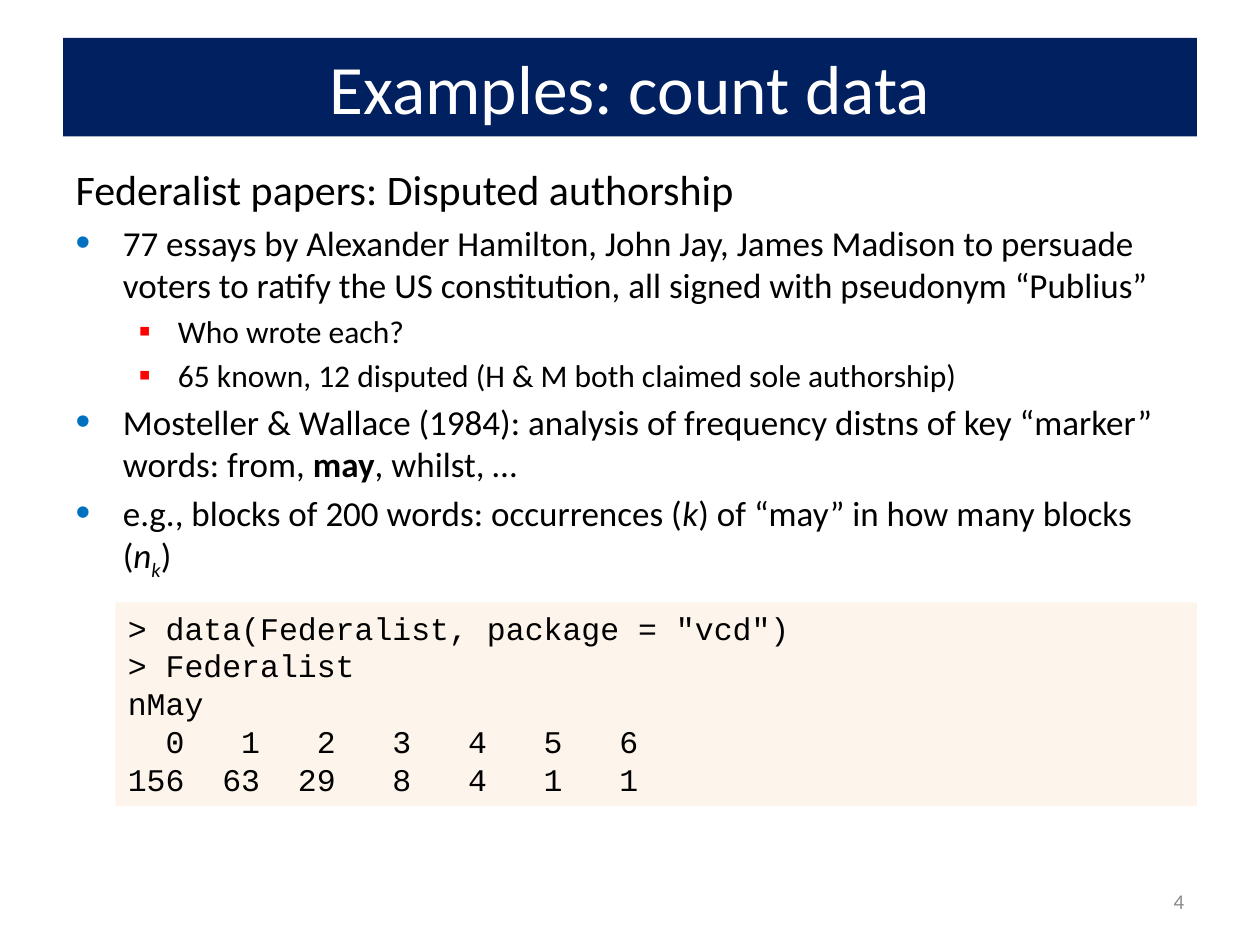
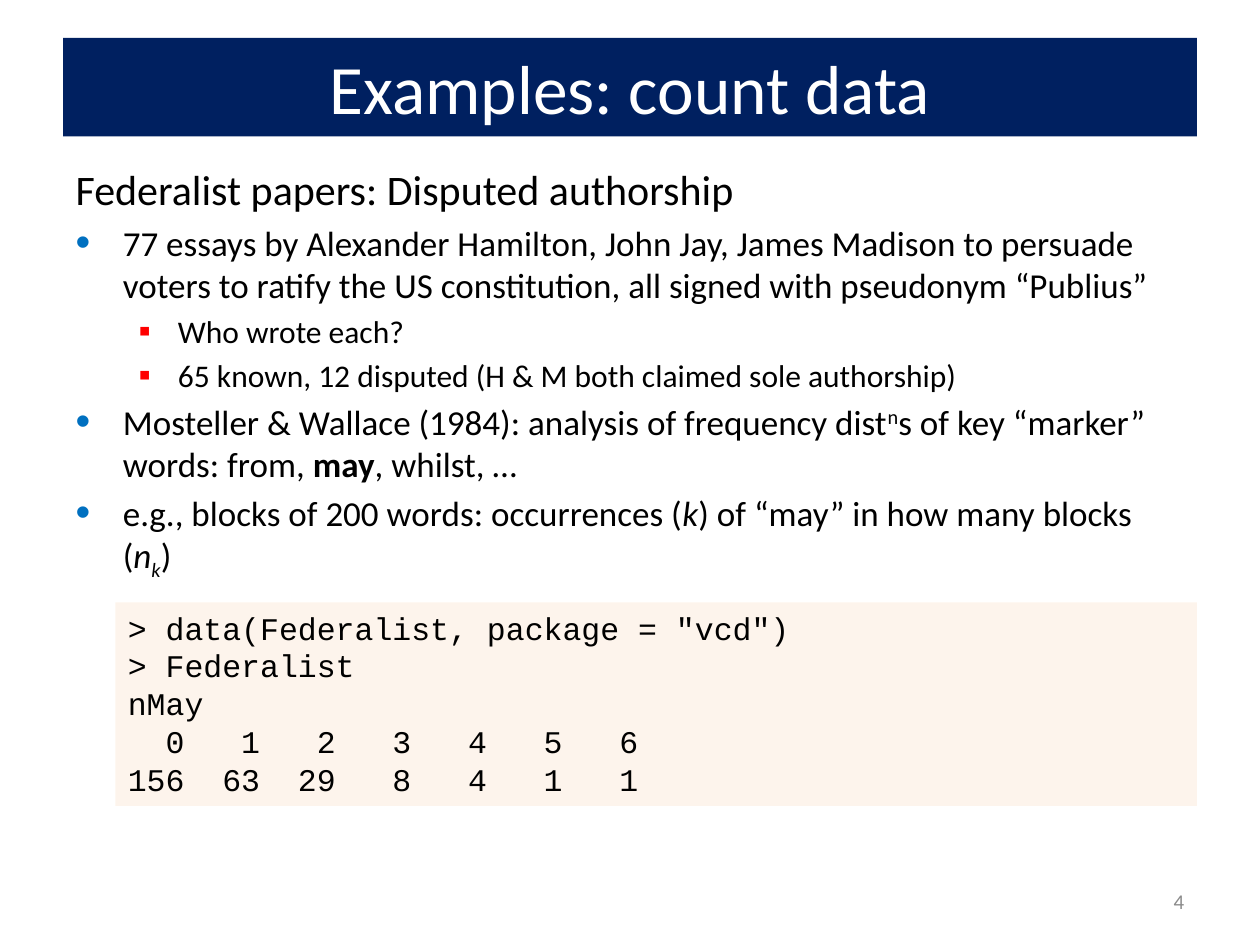
Before and after one commit to friendly/psy6136, a slide deck: slide 4 of docs/lectures/02-Discrete.pptx. Drawn at 1260x945 pixels with LibreOffice and Linux fonts; fonts in the diff are those of the drawing. Boxes give left, top, right and bottom in pixels: in the first picture for what was removed or moved away, otherwise in the second. Text is boxed around its words. In the diff, an @@ line names an element or a change of style, - is before the commit and + after.

```diff
--- a/docs/lectures/02-Discrete.pptx
+++ b/docs/lectures/02-Discrete.pptx
@@ text at [123, 409, 1145, 483]: now superscript in "distns" @@
```
Also in this commit, not shown: 8 other slides changed, 1 slide added, 13 other files.
